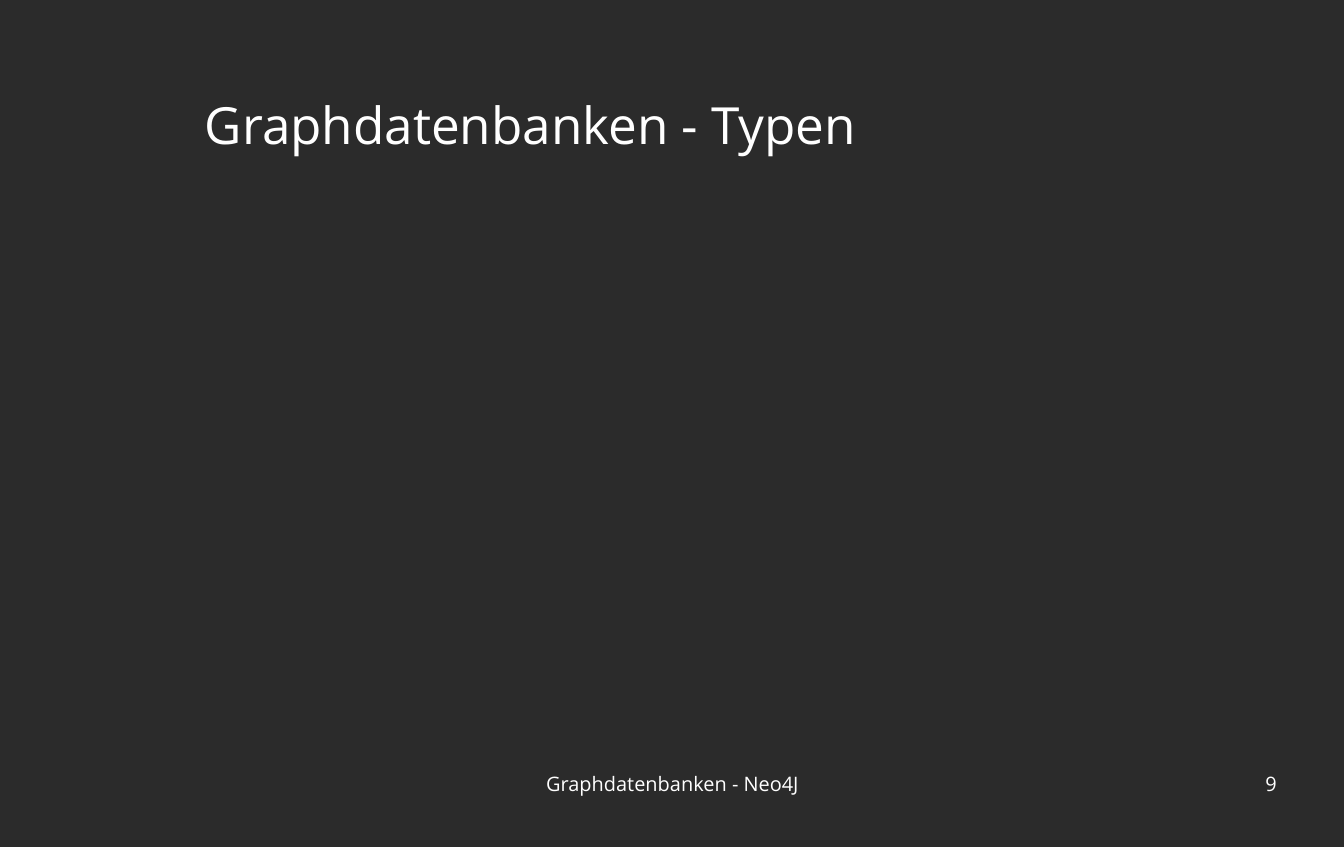
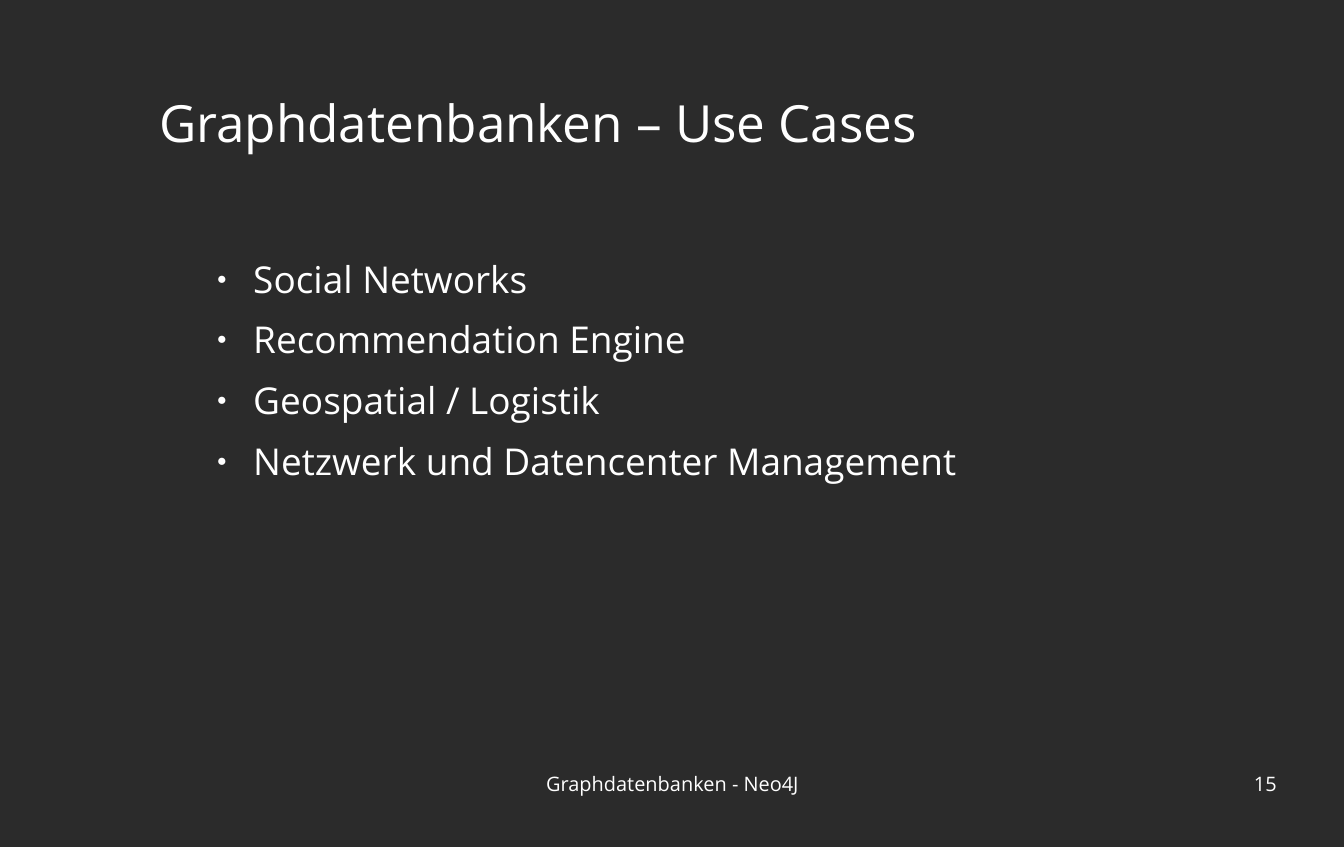
Before and after one commit to blublab/ais, a slide deck: slide 15 of praesi.odp (slide 9 before the commit). Drawn at 1344x847 pixels with LibreOffice and Linux fonts; fonts in the diff are those of the drawing; background and template pictures are left out; a plain dark background stands for a picture behind light text. Boxes give left, top, right and bottom in pixels: in the first picture for what was removed or moved away, otherwise in the second. Text is boxed around its words. In the diff, an @@ line names an element or a change of style, - is before the commit and + after.

```diff
--- a/praesi.odp
+++ b/praesi.odp
@@ title at (x1=159, y1=103, x2=917, y2=155): text changed @@
-Graphdatenbanken - Typen
+Graphdatenbanken – Use Cases
@@ text added at (x1=253, y1=265, x2=956, y2=484), 26 pt, text #FFFFFF @@
+● Social Networks
+● Recommendation Engine
+● Geospatial / Logistik
+● Netzwerk und Datencenter Management
@@ page number at (x1=1254, y1=776, x2=1277, y2=791): text changed @@
-9
+15
```
Also in this commit, not shown: 6 other slides changed, 14 slides added, 3 slides removed, 51 other files.
